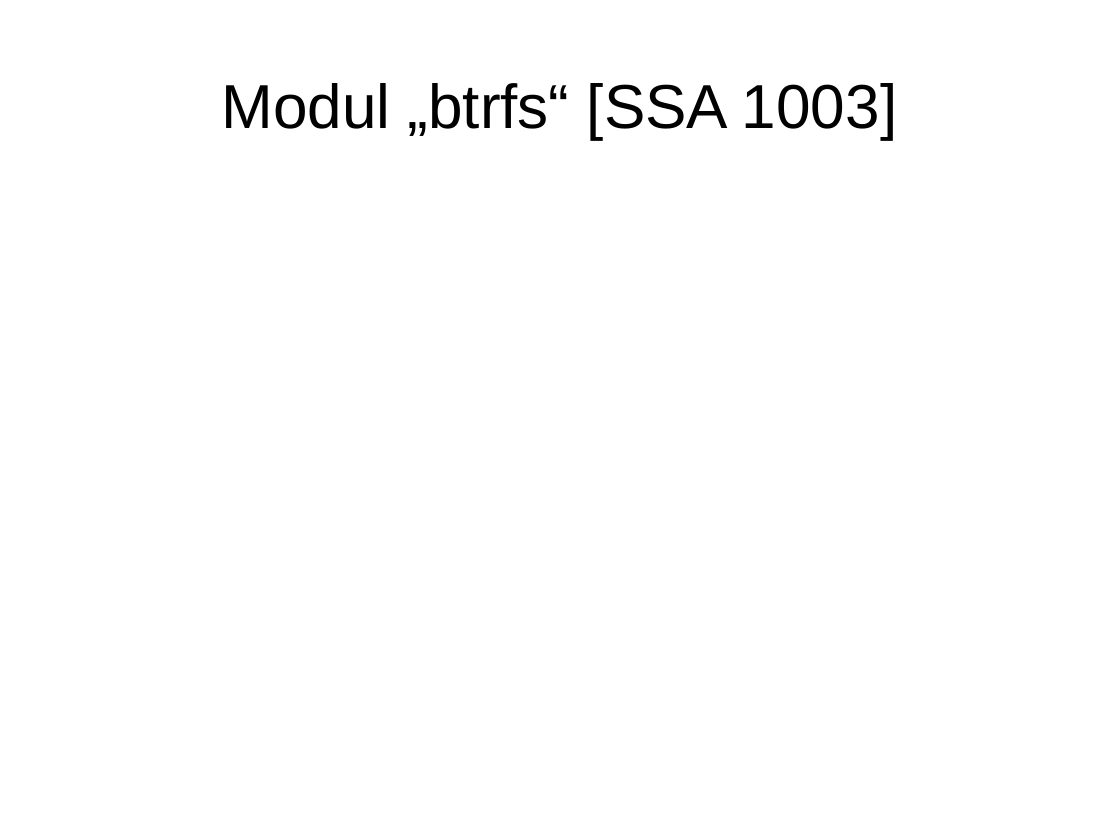
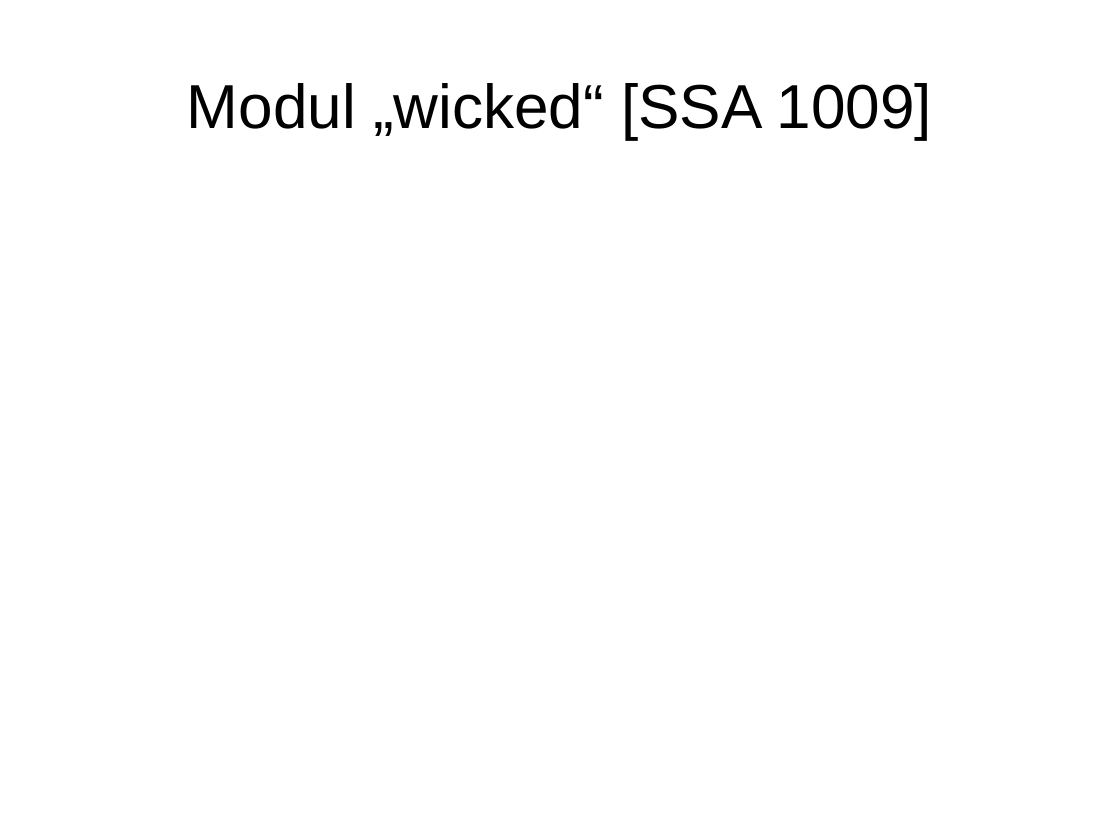
Before and after one commit to adfinis/adsy-trainings, a slide deck: slide 1 of SSA_SUSE-System-Administration/1009_wicked/modul_wicked_1009_01_slides.odp. Drawn at 1120x840 pixels with LibreOffice and Linux fonts; fonts in the diff are those of the drawing. Boxes give left, top, right and bottom in pixels: in the first picture for what was removed or moved away, otherwise in the second. Text is boxed around its words. In the diff, an @@ line names an element or a change of style, - is before the commit and + after.

Commit message:
Corrected Modul Title Page from btrfs to wicked

```diff
--- a/SSA_SUSE-System-Administration/1009_wicked/modul_wicked_1009_01_slides.odp
+++ b/SSA_SUSE-System-Administration/1009_wicked/modul_wicked_1009_01_slides.odp
@@ title at box(187, 83, 932, 139): text changed @@
-Modul „btrfs“ [SSA 1003]
+Modul „wicked“ [SSA 1009]
```
